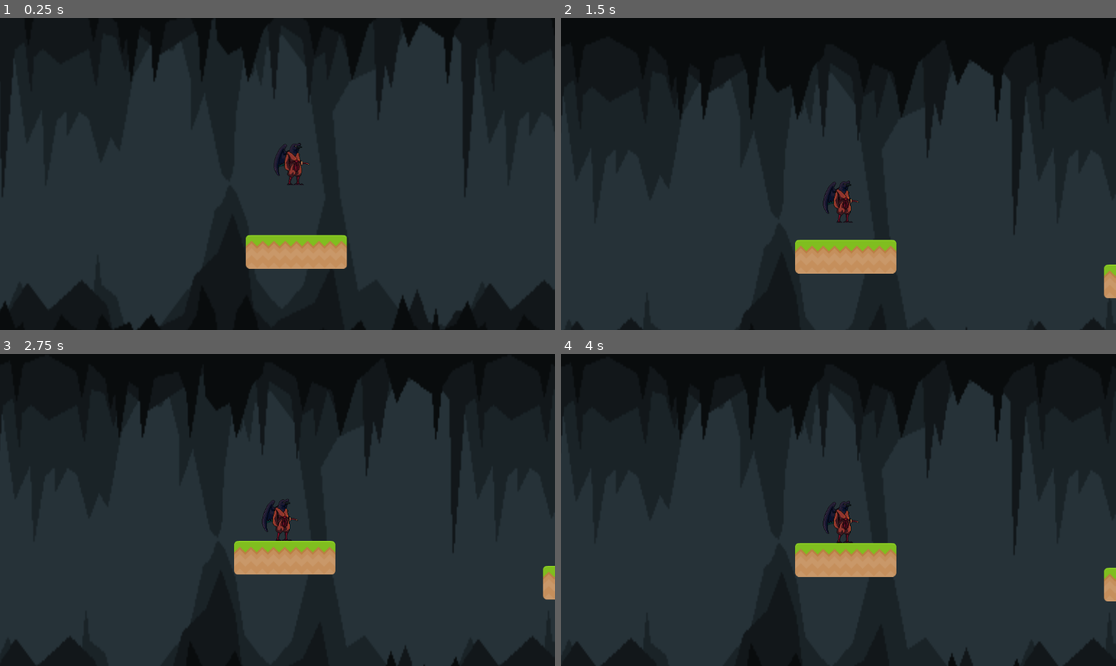
Above: before the commit, frames 1-4 (two rows, left to right).
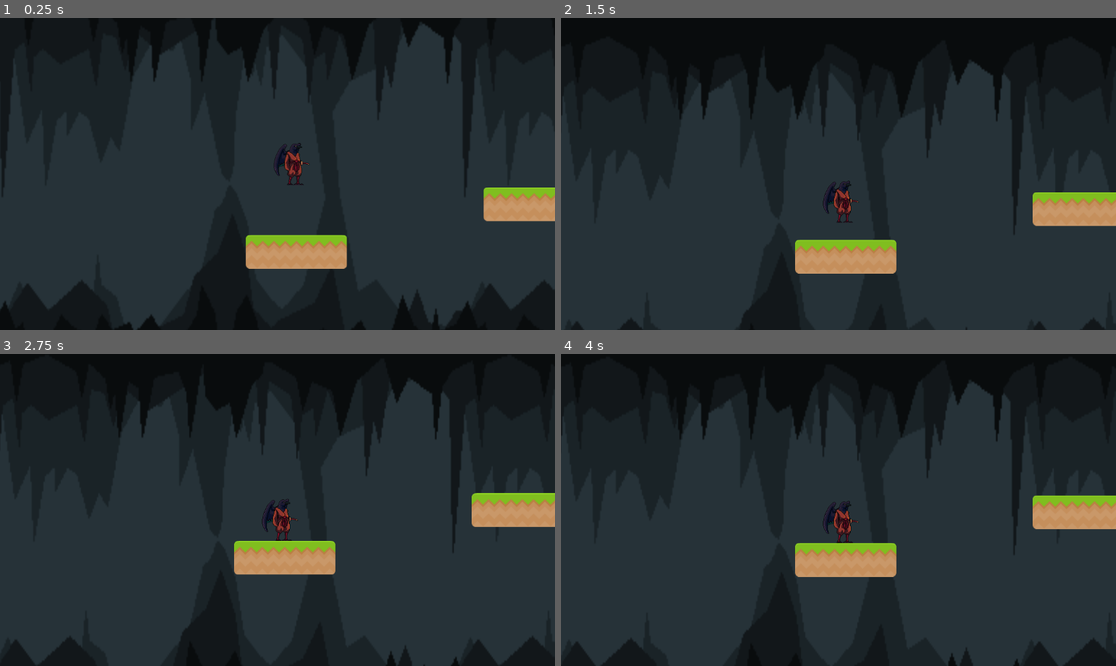
Above: after the commit, the same moments.

Repository: Neolanco/samurai-game
Game: Godot game, scene res://main.tscn
Two runs of this game, one before a commit and one after it. Both use one fixed random seed, a clock stepped at 60 frames per second and the inputs below.
Inputs:
- Up to frame 1 (0.25 s): no input
- Up to frame 2 (1.5 s): tap Enter (ui_accept) at 0.5, 0.77 s; hold Space 0.53-1.28 s; hold W from 0.53 s (still down); tap Shift at 1.35 s
- Up to frame 3 (2.75 s): keep holding W; tap Enter (ui_accept) at 1.52 s; hold Q from 2.03 s (still down)
- Up to frame 4 (4 s): keep holding W; release Q at 2.78 s; tap Space at 2.85 s; tap Enter (ui_accept) at 3.02, 3.77 s; hold Shift from 3.53 s (still down)

The runs differ from the first frame. In frame 1, 1.4% of the frame differs, in the area x 87-100%, y 54-66%; in frame 2, 1.9%; in frame 3, 1.9%, in the area x 84-100%, y 44-79%; in frame 4, 1.9%.

Commit message:
added 1 x 1 dirt platform

Diff:
--- /dev/null
+++ b/platforms/dirt1-1.tscn
@@ -0,0 +1,493 @@
+[gd_scene load_steps=4 format=3 uid="uid://d0w7yf81e0s4v"]
+
+[ext_resource type="Texture2D" uid="uid://wosbsq2yir2f" path="res://sprites/tiles_spritesheet.png" id="1_oq3ko"]
+
+[sub_resource type="TileSetAtlasSource" id="TileSetAtlasSource_xeh22"]
+texture = ExtResource("1_oq3ko")
+separation = Vector2i(2, 2)
+texture_region_size = Vector2i(70, 70)
+7:7/0 = 0
+7:7/0/physics_layer_0/linear_velocity = Vector2(0, 0)
+7:7/0/physics_layer_0/angular_velocity = 0.0
+7:7/0/physics_layer_0/polygon_0/points = PackedVector2Array(-35, -35, 35, -35, 35, 35, -35, 35)
+0:0/0 = 0
+0:0/0/physics_layer_0/linear_velocity = Vector2(0, 0)
+0:0/0/physics_layer_0/angular_velocity = 0.0
+0:0/0/physics_layer_0/polygon_0/points = PackedVector2Array(-35, -35, 35, -35, 35, 35, -35, 35)
+1:0/0 = 0
+1:0/0/physics_layer_0/linear_velocity = Vector2(0, 0)
+1:0/0/physics_layer_0/angular_velocity = 0.0
+2:0/0 = 0
+2:0/0/physics_layer_0/linear_velocity = Vector2(0, 0)
+2:0/0/physics_layer_0/angular_velocity = 0.0
+3:0/0 = 0
+3:0/0/physics_layer_0/linear_velocity = Vector2(0, 0)
+3:0/0/physics_layer_0/angular_velocity = 0.0
+4:0/0 = 0
+4:0/0/physics_layer_0/linear_velocity = Vector2(0, 0)
+4:0/0/physics_layer_0/angular_velocity = 0.0
+4:1/0 = 0
+4:1/0/physics_layer_0/linear_velocity = Vector2(0, 0)
+4:1/0/physics_layer_0/angular_velocity = 0.0
+5:1/0 = 0
+5:1/0/physics_layer_0/linear_velocity = Vector2(0, 0)
+5:1/0/physics_layer_0/angular_velocity = 0.0
+6:1/0 = 0
+6:1/0/physics_layer_0/linear_velocity = Vector2(0, 0)
+6:1/0/physics_layer_0/angular_velocity = 0.0
+7:1/0 = 0
+7:1/0/physics_layer_0/linear_velocity = Vector2(0, 0)
+7:1/0/physics_layer_0/angular_velocity = 0.0
+8:1/0 = 0
+8:1/0/physics_layer_0/linear_velocity = Vector2(0, 0)
+8:1/0/physics_layer_0/angular_velocity = 0.0
+9:1/0 = 0
+9:1/0/physics_layer_0/linear_velocity = Vector2(0, 0)
+9:1/0/physics_layer_0/angular_velocity = 0.0
+10:1/0 = 0
+10:1/0/physics_layer_0/linear_velocity = Vector2(0, 0)
+10:1/0/physics_layer_0/angular_velocity = 0.0
+7:2/0 = 0
+7:2/0/physics_layer_0/linear_velocity = Vector2(0, 0)
+7:2/0/physics_layer_0/angular_velocity = 0.0
+6:2/0 = 0
+6:2/0/physics_layer_0/linear_velocity = Vector2(0, 0)
+6:2/0/physics_layer_0/angular_velocity = 0.0
+5:2/0 = 0
+5:2/0/physics_layer_0/linear_velocity = Vector2(0, 0)
+5:2/0/physics_layer_0/angular_velocity = 0.0
+4:2/0 = 0
+4:2/0/physics_layer_0/linear_velocity = Vector2(0, 0)
+4:2/0/physics_layer_0/angular_velocity = 0.0
+6:0/0 = 0
+6:0/0/physics_layer_0/linear_velocity = Vector2(0, 0)
+6:0/0/physics_layer_0/angular_velocity = 0.0
+7:0/0 = 0
+7:0/0/physics_layer_0/linear_velocity = Vector2(0, 0)
+7:0/0/physics_layer_0/angular_velocity = 0.0
+8:0/0 = 0
+8:0/0/physics_layer_0/linear_velocity = Vector2(0, 0)
+8:0/0/physics_layer_0/angular_velocity = 0.0
+9:0/0 = 0
+9:0/0/physics_layer_0/linear_velocity = Vector2(0, 0)
+9:0/0/physics_layer_0/angular_velocity = 0.0
+10:0/0 = 0
+10:0/0/physics_layer_0/linear_velocity = Vector2(0, 0)
+10:0/0/physics_layer_0/angular_velocity = 0.0
+11:0/0 = 0
+11:0/0/physics_layer_0/linear_velocity = Vector2(0, 0)
+11:0/0/physics_layer_0/angular_velocity = 0.0
+5:0/0 = 0
+5:0/0/physics_layer_0/linear_velocity = Vector2(0, 0)
+5:0/0/physics_layer_0/angular_velocity = 0.0
+0:1/0 = 0
+0:1/0/physics_layer_0/linear_velocity = Vector2(0, 0)
+0:1/0/physics_layer_0/angular_velocity = 0.0
+1:1/0 = 0
+1:1/0/physics_layer_0/linear_velocity = Vector2(0, 0)
+1:1/0/physics_layer_0/angular_velocity = 0.0
+2:1/0 = 0
+2:1/0/physics_layer_0/linear_velocity = Vector2(0, 0)
+2:1/0/physics_layer_0/angular_velocity = 0.0
+3:1/0 = 0
+3:1/0/physics_layer_0/linear_velocity = Vector2(0, 0)
+3:1/0/physics_layer_0/angular_velocity = 0.0
+11:1/0 = 0
+11:1/0/physics_layer_0/linear_velocity = Vector2(0, 0)
+11:1/0/physics_layer_0/angular_velocity = 0.0
+8:2/0 = 0
+8:2/0/physics_layer_0/linear_velocity = Vector2(0, 0)
+8:2/0/physics_layer_0/angular_velocity = 0.0
+3:2/0 = 0
+3:2/0/physics_layer_0/linear_velocity = Vector2(0, 0)
+3:2/0/physics_layer_0/angular_velocity = 0.0
+2:2/0 = 0
+2:2/0/physics_layer_0/linear_velocity = Vector2(0, 0)
+2:2/0/physics_layer_0/angular_velocity = 0.0
+1:2/0 = 0
+1:2/0/physics_layer_0/linear_velocity = Vector2(0, 0)
+1:2/0/physics_layer_0/angular_velocity = 0.0
+0:3/0 = 0
+0:3/0/physics_layer_0/linear_velocity = Vector2(0, 0)
+0:3/0/physics_layer_0/angular_velocity = 0.0
+1:3/0 = 0
+1:3/0/physics_layer_0/linear_velocity = Vector2(0, 0)
+1:3/0/physics_layer_0/angular_velocity = 0.0
+2:3/0 = 0
+2:3/0/physics_layer_0/linear_velocity = Vector2(0, 0)
+2:3/0/physics_layer_0/angular_velocity = 0.0
+3:3/0 = 0
+3:3/0/physics_layer_0/linear_velocity = Vector2(0, 0)
+3:3/0/physics_layer_0/angular_velocity = 0.0
+4:3/0 = 0
+4:3/0/physics_layer_0/linear_velocity = Vector2(0, 0)
+4:3/0/physics_layer_0/angular_velocity = 0.0
+5:3/0 = 0
+5:3/0/physics_layer_0/linear_velocity = Vector2(0, 0)
+5:3/0/physics_layer_0/angular_velocity = 0.0
+6:3/0 = 0
+6:3/0/physics_layer_0/linear_velocity = Vector2(0, 0)
+6:3/0/physics_layer_0/angular_velocity = 0.0
+7:3/0 = 0
+7:3/0/physics_layer_0/linear_velocity = Vector2(0, 0)
+7:3/0/physics_layer_0/angular_velocity = 0.0
+8:4/0 = 0
+8:4/0/physics_layer_0/linear_velocity = Vector2(0, 0)
+8:4/0/physics_layer_0/angular_velocity = 0.0
+9:4/0 = 0
+9:4/0/physics_layer_0/linear_velocity = Vector2(0, 0)
+9:4/0/physics_layer_0/angular_velocity = 0.0
+9:3/0 = 0
+9:3/0/physics_layer_0/linear_velocity = Vector2(0, 0)
+9:3/0/physics_layer_0/angular_velocity = 0.0
+8:3/0 = 0
+8:3/0/physics_layer_0/linear_velocity = Vector2(0, 0)
+8:3/0/physics_layer_0/angular_velocity = 0.0
+0:2/0 = 0
+0:2/0/physics_layer_0/linear_velocity = Vector2(0, 0)
+0:2/0/physics_layer_0/angular_velocity = 0.0
+2:4/0 = 0
+2:4/0/physics_layer_0/linear_velocity = Vector2(0, 0)
+2:4/0/physics_layer_0/angular_velocity = 0.0
+3:4/0 = 0
+3:4/0/physics_layer_0/linear_velocity = Vector2(0, 0)
+3:4/0/physics_layer_0/angular_velocity = 0.0
+4:4/0 = 0
+4:4/0/physics_layer_0/linear_velocity = Vector2(0, 0)
+4:4/0/physics_layer_0/angular_velocity = 0.0
+5:4/0 = 0
+5:4/0/physics_layer_0/linear_velocity = Vector2(0, 0)
+5:4/0/physics_layer_0/angular_velocity = 0.0
+6:4/0 = 0
+6:4/0/physics_layer_0/linear_velocity = Vector2(0, 0)
+6:4/0/physics_layer_0/angular_velocity = 0.0
+7:4/0 = 0
+7:4/0/physics_layer_0/linear_velocity = Vector2(0, 0)
+7:4/0/physics_layer_0/angular_velocity = 0.0
+10:3/0 = 0
+10:3/0/physics_layer_0/linear_velocity = Vector2(0, 0)
+10:3/0/physics_layer_0/angular_velocity = 0.0
+11:3/0 = 0
+11:3/0/physics_layer_0/linear_velocity = Vector2(0, 0)
+11:3/0/physics_layer_0/angular_velocity = 0.0
+11:2/0 = 0
+11:2/0/physics_layer_0/linear_velocity = Vector2(0, 0)
+11:2/0/physics_layer_0/angular_velocity = 0.0
+10:2/0 = 0
+10:2/0/physics_layer_0/linear_velocity = Vector2(0, 0)
+10:2/0/physics_layer_0/angular_velocity = 0.0
+9:2/0 = 0
+9:2/0/physics_layer_0/linear_velocity = Vector2(0, 0)
+9:2/0/physics_layer_0/angular_velocity = 0.0
+11:4/0 = 0
+11:4/0/physics_layer_0/linear_velocity = Vector2(0, 0)
+11:4/0/physics_layer_0/angular_velocity = 0.0
+10:4/0 = 0
+10:4/0/physics_layer_0/linear_velocity = Vector2(0, 0)
+10:4/0/physics_layer_0/angular_velocity = 0.0
+1:4/0 = 0
+1:4/0/physics_layer_0/linear_velocity = Vector2(0, 0)
+1:4/0/physics_layer_0/angular_velocity = 0.0
+0:4/0 = 0
+0:4/0/physics_layer_0/linear_velocity = Vector2(0, 0)
+0:4/0/physics_layer_0/angular_velocity = 0.0
+6:5/0 = 0
+6:5/0/physics_layer_0/linear_velocity = Vector2(0, 0)
+6:5/0/physics_layer_0/angular_velocity = 0.0
+7:5/0 = 0
+7:5/0/physics_layer_0/linear_velocity = Vector2(0, 0)
+7:5/0/physics_layer_0/angular_velocity = 0.0
+8:5/0 = 0
+8:5/0/physics_layer_0/linear_velocity = Vector2(0, 0)
+8:5/0/physics_layer_0/angular_velocity = 0.0
+9:6/0 = 0
+9:6/0/physics_layer_0/linear_velocity = Vector2(0, 0)
+9:6/0/physics_layer_0/angular_velocity = 0.0
+9:6/0/physics_layer_0/polygon_0/points = PackedVector2Array(-35, -35, 35, -35, 35, 35, -35, 35)
+10:6/0 = 0
+10:6/0/physics_layer_0/linear_velocity = Vector2(0, 0)
+10:6/0/physics_layer_0/angular_velocity = 0.0
+11:6/0 = 0
+11:6/0/physics_layer_0/linear_velocity = Vector2(0, 0)
+11:6/0/physics_layer_0/angular_velocity = 0.0
+8:6/0 = 0
+8:6/0/physics_layer_0/linear_velocity = Vector2(0, 0)
+8:6/0/physics_layer_0/angular_velocity = 0.0
+7:6/0 = 0
+7:6/0/physics_layer_0/linear_velocity = Vector2(0, 0)
+7:6/0/physics_layer_0/angular_velocity = 0.0
+6:6/0 = 0
+6:6/0/physics_layer_0/linear_velocity = Vector2(0, 0)
+6:6/0/physics_layer_0/angular_velocity = 0.0
+5:6/0 = 0
+5:6/0/physics_layer_0/linear_velocity = Vector2(0, 0)
+5:6/0/physics_layer_0/angular_velocity = 0.0
+4:6/0 = 0
+4:6/0/physics_layer_0/linear_velocity = Vector2(0, 0)
+4:6/0/physics_layer_0/angular_velocity = 0.0
+3:7/0 = 0
+3:7/0/physics_layer_0/linear_velocity = Vector2(0, 0)
+3:7/0/physics_layer_0/angular_velocity = 0.0
+2:7/0 = 0
+2:7/0/physics_layer_0/linear_velocity = Vector2(0, 0)
+2:7/0/physics_layer_0/angular_velocity = 0.0
+1:7/0 = 0
+1:7/0/physics_layer_0/linear_velocity = Vector2(0, 0)
+1:7/0/physics_layer_0/angular_velocity = 0.0
+1:8/0 = 0
+1:8/0/physics_layer_0/linear_velocity = Vector2(0, 0)
+1:8/0/physics_layer_0/angular_velocity = 0.0
+5:5/0 = 0
+5:5/0/physics_layer_0/linear_velocity = Vector2(0, 0)
+5:5/0/physics_layer_0/angular_velocity = 0.0
+4:5/0 = 0
+4:5/0/physics_layer_0/linear_velocity = Vector2(0, 0)
+4:5/0/physics_layer_0/angular_velocity = 0.0
+2:8/0 = 0
+2:8/0/physics_layer_0/linear_velocity = Vector2(0, 0)
+2:8/0/physics_layer_0/angular_velocity = 0.0
+1:9/0 = 0
+1:9/0/physics_layer_0/linear_velocity = Vector2(0, 0)
+1:9/0/physics_layer_0/angular_velocity = 0.0
+1:10/0 = 0
+1:10/0/physics_layer_0/linear_velocity = Vector2(0, 0)
+1:10/0/physics_layer_0/angular_velocity = 0.0
+0:11/0 = 0
+0:11/0/physics_layer_0/linear_velocity = Vector2(0, 0)
+0:11/0/physics_layer_0/angular_velocity = 0.0
+0:12/0 = 0
+0:12/0/physics_layer_0/linear_velocity = Vector2(0, 0)
+0:12/0/physics_layer_0/angular_velocity = 0.0
+1:12/0 = 0
+1:12/0/physics_layer_0/linear_velocity = Vector2(0, 0)
+1:12/0/physics_layer_0/angular_velocity = 0.0
+2:12/0 = 0
+2:12/0/physics_layer_0/linear_velocity = Vector2(0, 0)
+2:12/0/physics_layer_0/angular_velocity = 0.0
+3:11/0 = 0
+3:11/0/physics_layer_0/linear_velocity = Vector2(0, 0)
+3:11/0/physics_layer_0/angular_velocity = 0.0
+4:10/0 = 0
+4:10/0/physics_layer_0/linear_velocity = Vector2(0, 0)
+4:10/0/physics_layer_0/angular_velocity = 0.0
+4:9/0 = 0
+4:9/0/physics_layer_0/linear_velocity = Vector2(0, 0)
+4:9/0/physics_layer_0/angular_velocity = 0.0
+5:8/0 = 0
+5:8/0/physics_layer_0/linear_velocity = Vector2(0, 0)
+5:8/0/physics_layer_0/angular_velocity = 0.0
+5:7/0 = 0
+5:7/0/physics_layer_0/linear_velocity = Vector2(0, 0)
+5:7/0/physics_layer_0/angular_velocity = 0.0
+2:5/0 = 0
+2:5/0/physics_layer_0/linear_velocity = Vector2(0, 0)
+2:5/0/physics_layer_0/angular_velocity = 0.0
+2:6/0 = 0
+2:6/0/physics_layer_0/linear_velocity = Vector2(0, 0)
+2:6/0/physics_layer_0/angular_velocity = 0.0
+1:11/0 = 0
+1:11/0/physics_layer_0/linear_velocity = Vector2(0, 0)
+1:11/0/physics_layer_0/angular_velocity = 0.0
+1:6/0 = 0
+1:6/0/physics_layer_0/linear_velocity = Vector2(0, 0)
+1:6/0/physics_layer_0/angular_velocity = 0.0
+1:5/0 = 0
+1:5/0/physics_layer_0/linear_velocity = Vector2(0, 0)
+1:5/0/physics_layer_0/angular_velocity = 0.0
+0:5/0 = 0
+0:5/0/physics_layer_0/linear_velocity = Vector2(0, 0)
+0:5/0/physics_layer_0/angular_velocity = 0.0
+0:6/0 = 0
+0:6/0/physics_layer_0/linear_velocity = Vector2(0, 0)
+0:6/0/physics_layer_0/angular_velocity = 0.0
+0:7/0 = 0
+0:7/0/physics_layer_0/linear_velocity = Vector2(0, 0)
+0:7/0/physics_layer_0/angular_velocity = 0.0
+0:8/0 = 0
+0:8/0/physics_layer_0/linear_velocity = Vector2(0, 0)
+0:8/0/physics_layer_0/angular_velocity = 0.0
+0:9/0 = 0
+0:9/0/physics_layer_0/linear_velocity = Vector2(0, 0)
+0:9/0/physics_layer_0/angular_velocity = 0.0
+0:10/0 = 0
+0:10/0/physics_layer_0/linear_velocity = Vector2(0, 0)
+0:10/0/physics_layer_0/angular_velocity = 0.0
+2:11/0 = 0
+2:11/0/physics_layer_0/linear_velocity = Vector2(0, 0)
+2:11/0/physics_layer_0/angular_velocity = 0.0
+3:10/0 = 0
+3:10/0/physics_layer_0/linear_velocity = Vector2(0, 0)
+3:10/0/physics_layer_0/angular_velocity = 0.0
+3:9/0 = 0
+3:9/0/physics_layer_0/linear_velocity = Vector2(0, 0)
+3:9/0/physics_layer_0/angular_velocity = 0.0
+4:8/0 = 0
+4:8/0/physics_layer_0/linear_velocity = Vector2(0, 0)
+4:8/0/physics_layer_0/angular_velocity = 0.0
+4:7/0 = 0
+4:7/0/physics_layer_0/linear_velocity = Vector2(0, 0)
+4:7/0/physics_layer_0/angular_velocity = 0.0
+4:11/0 = 0
+4:11/0/physics_layer_0/linear_velocity = Vector2(0, 0)
+4:11/0/physics_layer_0/angular_velocity = 0.0
+4:12/0 = 0
+4:12/0/physics_layer_0/linear_velocity = Vector2(0, 0)
+4:12/0/physics_layer_0/angular_velocity = 0.0
+3:12/0 = 0
+3:12/0/physics_layer_0/linear_velocity = Vector2(0, 0)
+3:12/0/physics_layer_0/angular_velocity = 0.0
+3:8/0 = 0
+3:8/0/physics_layer_0/linear_velocity = Vector2(0, 0)
+3:8/0/physics_layer_0/angular_velocity = 0.0
+3:6/0 = 0
+3:6/0/physics_layer_0/linear_velocity = Vector2(0, 0)
+3:6/0/physics_layer_0/angular_velocity = 0.0
+3:5/0 = 0
+3:5/0/physics_layer_0/linear_velocity = Vector2(0, 0)
+3:5/0/physics_layer_0/angular_velocity = 0.0
+2:9/0 = 0
+2:9/0/physics_layer_0/linear_velocity = Vector2(0, 0)
+2:9/0/physics_layer_0/angular_velocity = 0.0
+2:10/0 = 0
+2:10/0/physics_layer_0/linear_velocity = Vector2(0, 0)
+2:10/0/physics_layer_0/angular_velocity = 0.0
+5:12/0 = 0
+5:12/0/physics_layer_0/linear_velocity = Vector2(0, 0)
+5:12/0/physics_layer_0/angular_velocity = 0.0
+5:11/0 = 0
+5:11/0/physics_layer_0/linear_velocity = Vector2(0, 0)
+5:11/0/physics_layer_0/angular_velocity = 0.0
+6:10/0 = 0
+6:10/0/physics_layer_0/linear_velocity = Vector2(0, 0)
+6:10/0/physics_layer_0/angular_velocity = 0.0
+6:9/0 = 0
+6:9/0/physics_layer_0/linear_velocity = Vector2(0, 0)
+6:9/0/physics_layer_0/angular_velocity = 0.0
+7:8/0 = 0
+7:8/0/physics_layer_0/linear_velocity = Vector2(0, 0)
+7:8/0/physics_layer_0/angular_velocity = 0.0
+7:8/0/physics_layer_0/polygon_0/points = PackedVector2Array(-35, -35, 35, -35, 35, 35, -35, 35)
+9:5/0 = 0
+9:5/0/physics_layer_0/linear_velocity = Vector2(0, 0)
+9:5/0/physics_layer_0/angular_velocity = 0.0
+9:5/0/physics_layer_0/polygon_0/points = PackedVector2Array(28, 5, 35, 35, -35, 35, -27, 4.5, -3, -4)
+9:7/0 = 0
+9:7/0/physics_layer_0/linear_velocity = Vector2(0, 0)
+9:7/0/physics_layer_0/angular_velocity = 0.0
+9:8/0 = 0
+9:8/0/physics_layer_0/linear_velocity = Vector2(0, 0)
+9:8/0/physics_layer_0/angular_velocity = 0.0
+9:9/0 = 0
+9:9/0/physics_layer_0/linear_velocity = Vector2(0, 0)
+9:9/0/physics_layer_0/angular_velocity = 0.0
+9:10/0 = 0
+9:10/0/physics_layer_0/linear_velocity = Vector2(0, 0)
+9:10/0/physics_layer_0/angular_velocity = 0.0
+9:11/0 = 0
+9:11/0/physics_layer_0/linear_velocity = Vector2(0, 0)
+9:11/0/physics_layer_0/angular_velocity = 0.0
+9:12/0 = 0
+9:12/0/physics_layer_0/linear_velocity = Vector2(0, 0)
+9:12/0/physics_layer_0/angular_velocity = 0.0
+8:12/0 = 0
+8:12/0/physics_layer_0/linear_velocity = Vector2(0, 0)
+8:12/0/physics_layer_0/angular_velocity = 0.0
+8:12/0/physics_layer_0/polygon_0/points = PackedVector2Array(-35, -35, 35, -35, 35, 35, -35, 35)
+8:11/0 = 0
+8:11/0/physics_layer_0/linear_velocity = Vector2(0, 0)
+8:11/0/physics_layer_0/angular_velocity = 0.0
+8:11/0/physics_layer_0/polygon_0/points = PackedVector2Array(-35, -35, 35, -35, 35, 35, -35, 35)
+8:10/0 = 0
+8:10/0/physics_layer_0/linear_velocity = Vector2(0, 0)
+8:10/0/physics_layer_0/angular_velocity = 0.0
+8:10/0/physics_layer_0/polygon_0/points = PackedVector2Array(-35, -35, 35, -35, 35, 35, -19.5, 21)
+8:9/0 = 0
+8:9/0/physics_layer_0/linear_velocity = Vector2(0, 0)
+8:9/0/physics_layer_0/angular_velocity = 0.0
+8:9/0/physics_layer_0/polygon_0/points = PackedVector2Array(-35, -35, 35, -35, 35, 35, -7, 11)
+8:8/0 = 0
+8:8/0/physics_layer_0/linear_velocity = Vector2(0, 0)
+8:8/0/physics_layer_0/angular_velocity = 0.0
+8:7/0 = 0
+8:7/0/physics_layer_0/linear_velocity = Vector2(0, 0)
+8:7/0/physics_layer_0/angular_velocity = 0.0
+7:9/0 = 0
+7:9/0/physics_layer_0/linear_velocity = Vector2(0, 0)
+7:9/0/physics_layer_0/angular_velocity = 0.0
+7:9/0/physics_layer_0/polygon_0/points = PackedVector2Array(-35, -35, 35, -35, 35, 35, -35, 35)
+7:10/0 = 0
+7:10/0/physics_layer_0/linear_velocity = Vector2(0, 0)
+7:10/0/physics_layer_0/angular_velocity = 0.0
+7:11/0 = 0
+7:11/0/physics_layer_0/linear_velocity = Vector2(0, 0)
+7:11/0/physics_layer_0/angular_velocity = 0.0
+7:12/0 = 0
+7:12/0/physics_layer_0/linear_velocity = Vector2(0, 0)
+7:12/0/physics_layer_0/angular_velocity = 0.0
+7:12/0/physics_layer_0/polygon_0/points = PackedVector2Array(-35, -35, 35, -35, 35, 35, -35, 35)
+6:11/0 = 0
+6:11/0/physics_layer_0/linear_velocity = Vector2(0, 0)
+6:11/0/physics_layer_0/angular_velocity = 0.0
+6:12/0 = 0
+6:12/0/physics_layer_0/linear_velocity = Vector2(0, 0)
+6:12/0/physics_layer_0/angular_velocity = 0.0
+10:5/0 = 0
+10:5/0/physics_layer_0/linear_velocity = Vector2(0, 0)
+10:5/0/physics_layer_0/angular_velocity = 0.0
+10:7/0 = 0
+10:7/0/physics_layer_0/linear_velocity = Vector2(0, 0)
+10:7/0/physics_layer_0/angular_velocity = 0.0
+10:8/0 = 0
+10:8/0/physics_layer_0/linear_velocity = Vector2(0, 0)
+10:8/0/physics_layer_0/angular_velocity = 0.0
+10:9/0 = 0
+10:9/0/physics_layer_0/linear_velocity = Vector2(0, 0)
+10:9/0/physics_layer_0/angular_velocity = 0.0
+10:10/0 = 0
+10:10/0/physics_layer_0/linear_velocity = Vector2(0, 0)
+10:10/0/physics_layer_0/angular_velocity = 0.0
+10:11/0 = 0
+10:11/0/physics_layer_0/linear_velocity = Vector2(0, 0)
+10:11/0/physics_layer_0/angular_velocity = 0.0
+10:12/0 = 0
+10:12/0/physics_layer_0/linear_velocity = Vector2(0, 0)
+10:12/0/physics_layer_0/angular_velocity = 0.0
+11:5/0 = 0
+11:5/0/physics_layer_0/linear_velocity = Vector2(0, 0)
+11:5/0/physics_layer_0/angular_velocity = 0.0
+11:7/0 = 0
+11:7/0/physics_layer_0/linear_velocity = Vector2(0, 0)
+11:7/0/physics_layer_0/angular_velocity = 0.0
+11:8/0 = 0
+11:8/0/physics_layer_0/linear_velocity = Vector2(0, 0)
+11:8/0/physics_layer_0/angular_velocity = 0.0
+11:9/0 = 0
+11:9/0/physics_layer_0/linear_velocity = Vector2(0, 0)
+11:9/0/physics_layer_0/angular_velocity = 0.0
+11:10/0 = 0
+11:10/0/physics_layer_0/linear_velocity = Vector2(0, 0)
+11:10/0/physics_layer_0/angular_velocity = 0.0
+11:11/0 = 0
+11:11/0/physics_layer_0/linear_velocity = Vector2(0, 0)
+11:11/0/physics_layer_0/angular_velocity = 0.0
+11:12/0 = 0
+11:12/0/physics_layer_0/linear_velocity = Vector2(0, 0)
+11:12/0/physics_layer_0/angular_velocity = 0.0
+5:9/0 = 0
+5:9/0/physics_layer_0/linear_velocity = Vector2(0, 0)
+5:9/0/physics_layer_0/angular_velocity = 0.0
+5:10/0 = 0
+5:10/0/physics_layer_0/linear_velocity = Vector2(0, 0)
+5:10/0/physics_layer_0/angular_velocity = 0.0
+
+[sub_resource type="TileSet" id="TileSet_76r86"]
+tile_size = Vector2i(70, 70)
+physics_layer_0/collision_layer = 1
+sources/0 = SubResource("TileSetAtlasSource_xeh22")
+
+[node name="Dirt3-1" type="TileMap"]
+tile_set = SubResource("TileSet_76r86")
+rendering_quadrant_size = 70
+format = 2
+layer_0/tile_data = PackedInt32Array(0, 458752, 8)
+metadata/_edit_vertical_guides_ = [-167.0]
--- a/player_1.gd
+++ b/player_1.gd
@@ -112,5 +112,6 @@
 
 func _main_ready():
 	game.register_platform("res://platforms/dirt3-1.tscn")
+	game.register_platform("res://platforms/dirt1-1.tscn")
 	game.init_platforms()
 	$".".global_position = START_POS
